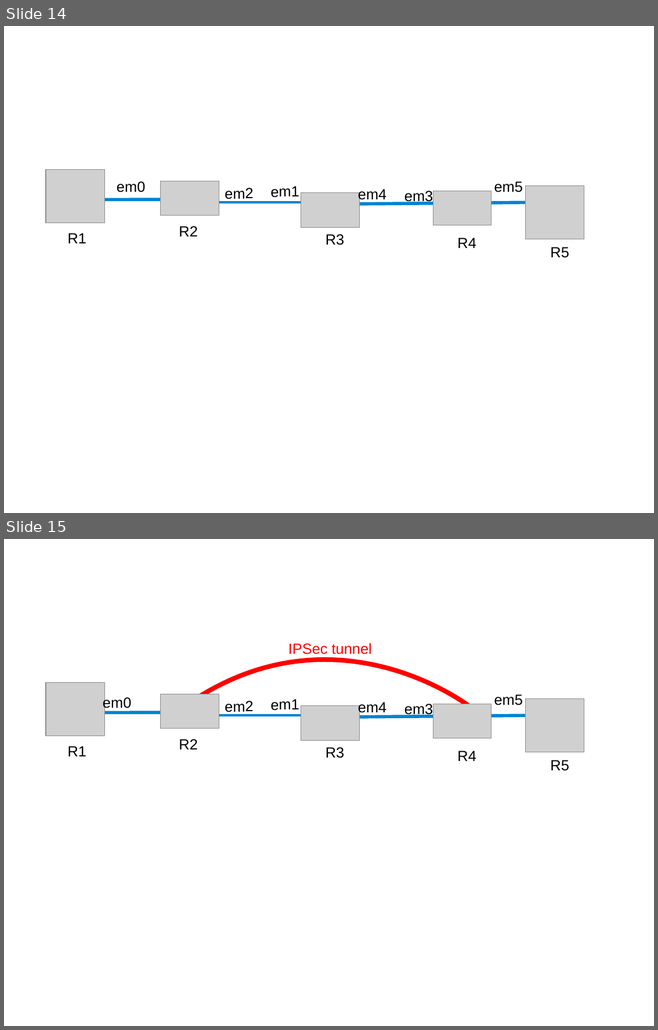
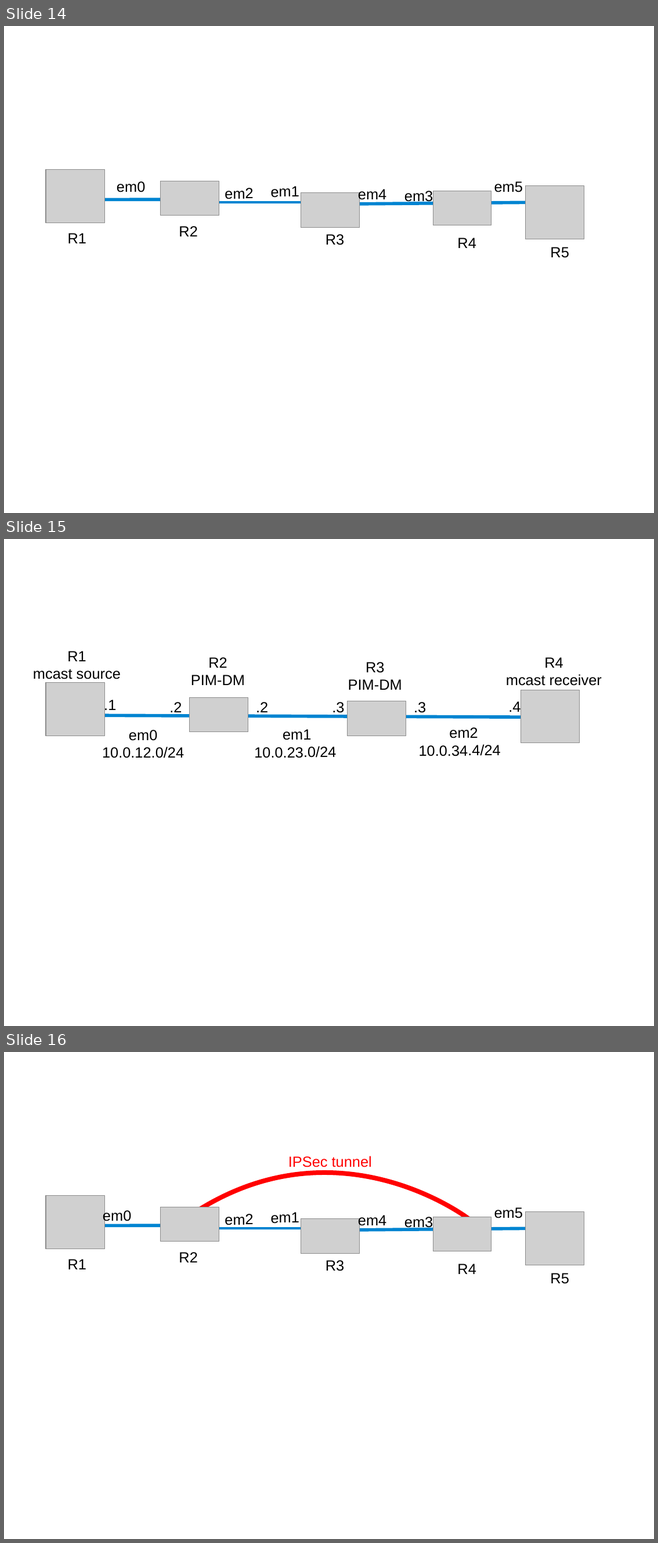
Before and after one commit to ocochard/BSDRP, a slide deck: trunk/docs/labs.examples.odp. Shown one above the other, each under a label of ours: slides 14 and 15 before the commit, slides 14, 15 and 16 after it. The pictures are 658x1030 and 658x1543 pixels, drawn with LibreOffice and Linux fonts; fonts in the diff are those of the drawing; grey boxes stand for pictures. Boxes give left, top, right and bottom in pixels: in the first picture for what was removed or moved away, otherwise in the second. Text is boxed around its words. In the diff, an @@ line names an element or a change of style, - is before the commit and + after.

```diff
--- a/trunk/docs/labs.examples.odp
+++ b/trunk/docs/labs.examples.odp
@@ slide 15 added at (4,539,654,1026), background #FFFFFF @@
@@ text added at (33,651,121,679), 18 pt, text #000000 @@
+R1
+mcast source
@@ text added at (191,657,245,685), 18 pt, text #000000 @@
+R2
+PIM-DM
@@ text added at (506,657,601,686), 18 pt, text #000000 @@
+R4
+mcast receiver
@@ text added at (348,662,402,690), 18 pt, text #000000 @@
+R3
+PIM-DM
@@ picture added at (46,683,104,736) @@
@@ picture added at (521,690,579,744) @@
@@ text added at (104,699,116,714), 18 pt, text #000000 @@
+.1
@@ text added at (169,702,181,715), 18 pt, text #000000 @@
+.2
@@ picture added at (190,697,248,732) @@
@@ text added at (256,702,268,715), 18 pt, text #000000 @@
+.2
@@ text added at (332,702,344,715), 18 pt, text #000000 @@
+.3
@@ picture added at (348,702,406,736) @@
@@ text added at (413,702,426,715), 18 pt, text #000000 @@
+.3
@@ text added at (508,701,520,712), 18 pt, text #000000 @@
+.4
@@ line added from (542, 717) to (64, 715), #0084D1 4 pt @@
@@ text added at (102,730,184,758), 18 pt, text #000000 @@
+em0
+10.0.12.0/24
@@ text added at (254,729,336,758), 18 pt, text #000000 @@
+em1
+10.0.23.0/24
@@ text added at (419,727,500,756), 18 pt, text #000000 @@
+em2
+10.0.34.4/24
@@ what was slide 15 is now slide 16 @@
```
Also in this commit, not shown: 4 slides changed, 1 other slide added, 5 other files.
